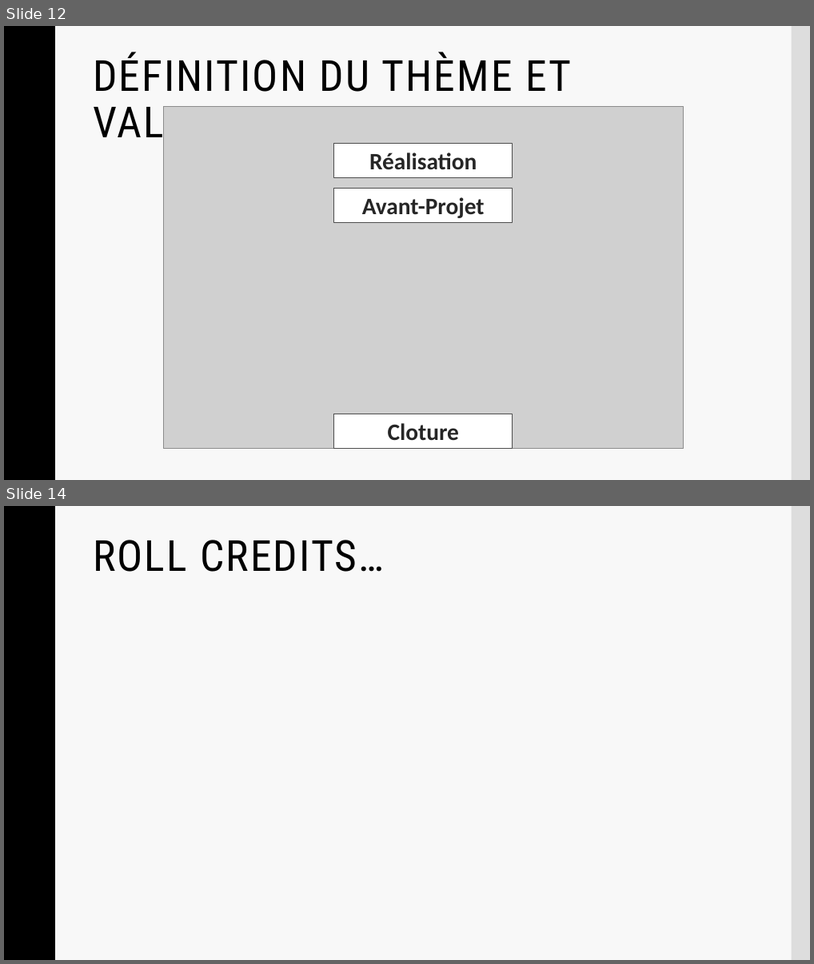
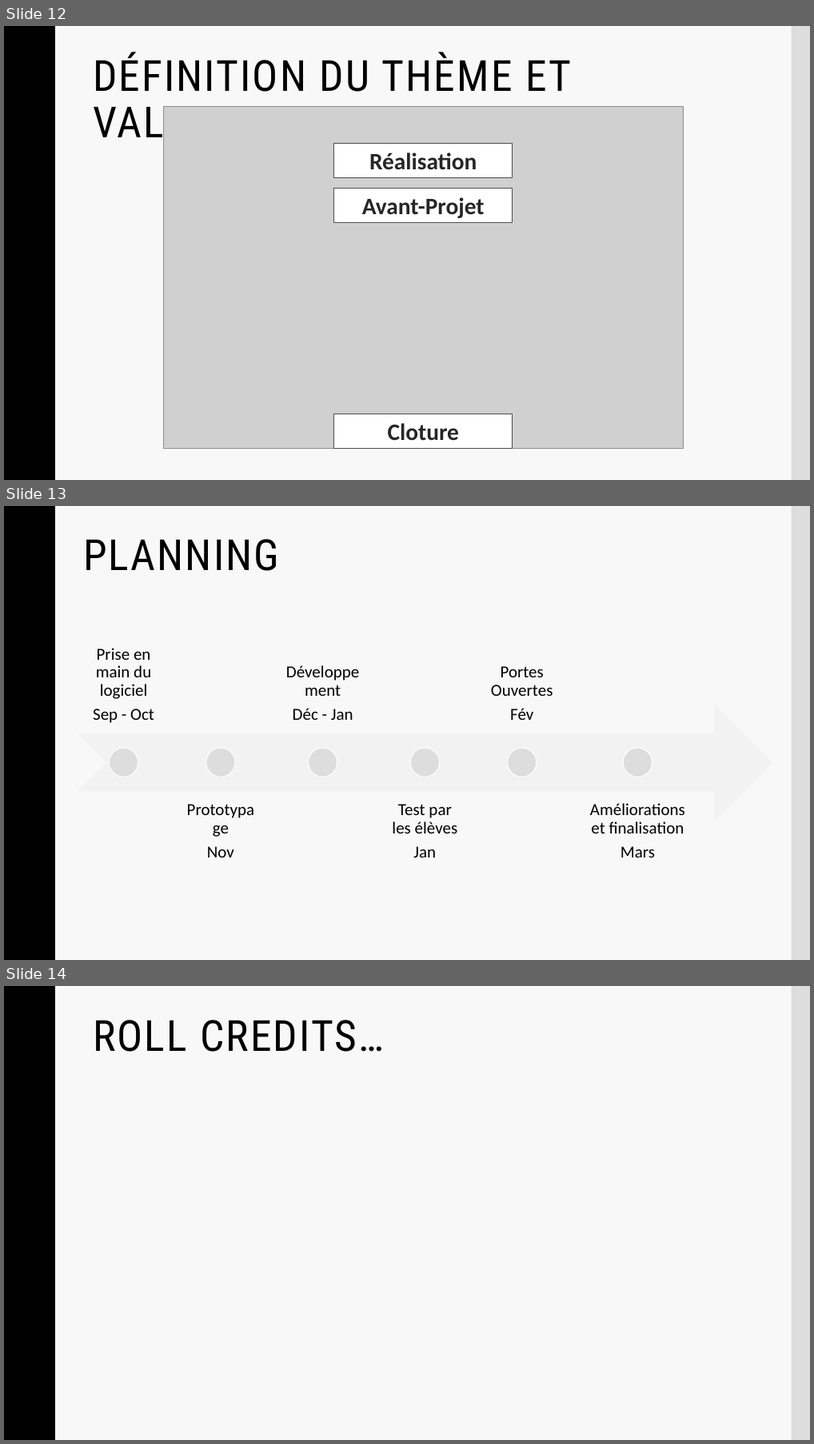
Before and after one commit to Frizzbii/Serious-Game-MMI, a slide deck: presentation.pptx. Shown one above the other, each under a label of ours: slides 12 and 14 before the commit, slides 12, 13 and 14 after it; the slides between them are not shown. The pictures are 814x964 and 814x1444 pixels, drawn with LibreOffice and Linux fonts; fonts in the diff are those of the drawing; grey boxes stand for pictures; background and template pictures are left out. Boxes give left, top, right and bottom in pixels: in the first picture for what was removed or moved away, otherwise in the second. Text is boxed around its words. In the diff, an @@ line names an element or a change of style, - is before the commit and + after.

```diff
--- a/presentation.pptx
+++ b/presentation.pptx
@@ slide 13 added at <box>4,506,810,960</box>, background #F8F8F8; not listed: 2 template elements that a slide beside it also shows @@
@@ title added at <box>83,539,279,571</box>, 51 pt, text #000000 @@
+PLANNING
@@ group added at <box>77,648,773,857</box>: 6 texts, 6 ellipses, 1 notched right arrow @@
+Prise en main du logiciel
+Sep - Oct
+Prototypage
+Nov
+Développement
+Déc - Jan
+Test par les élèves
+Jan
+Portes Ouvertes
+Fév
+Améliorations et finalisation
+Mars
```
Also in this commit, not shown: 1 slide removed, 1 other file.
